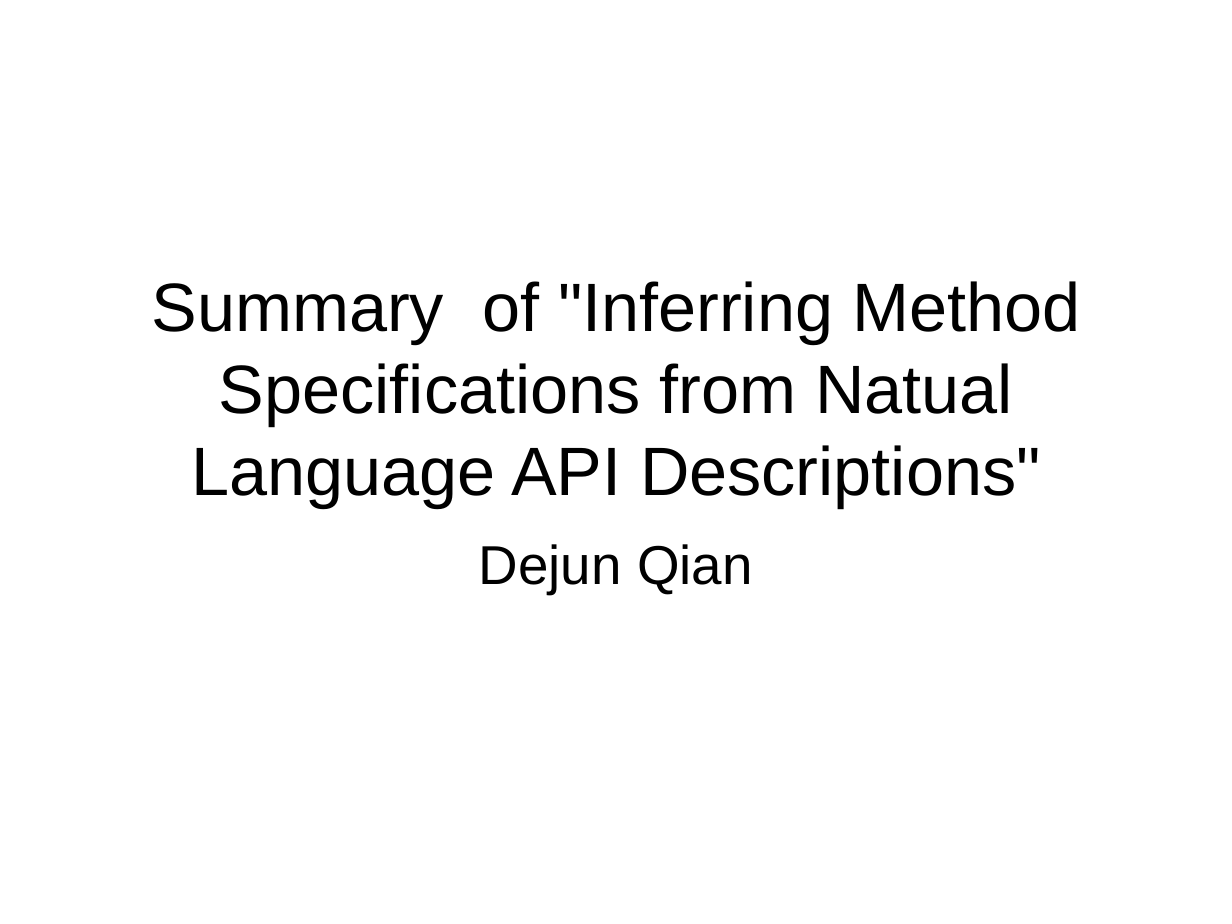
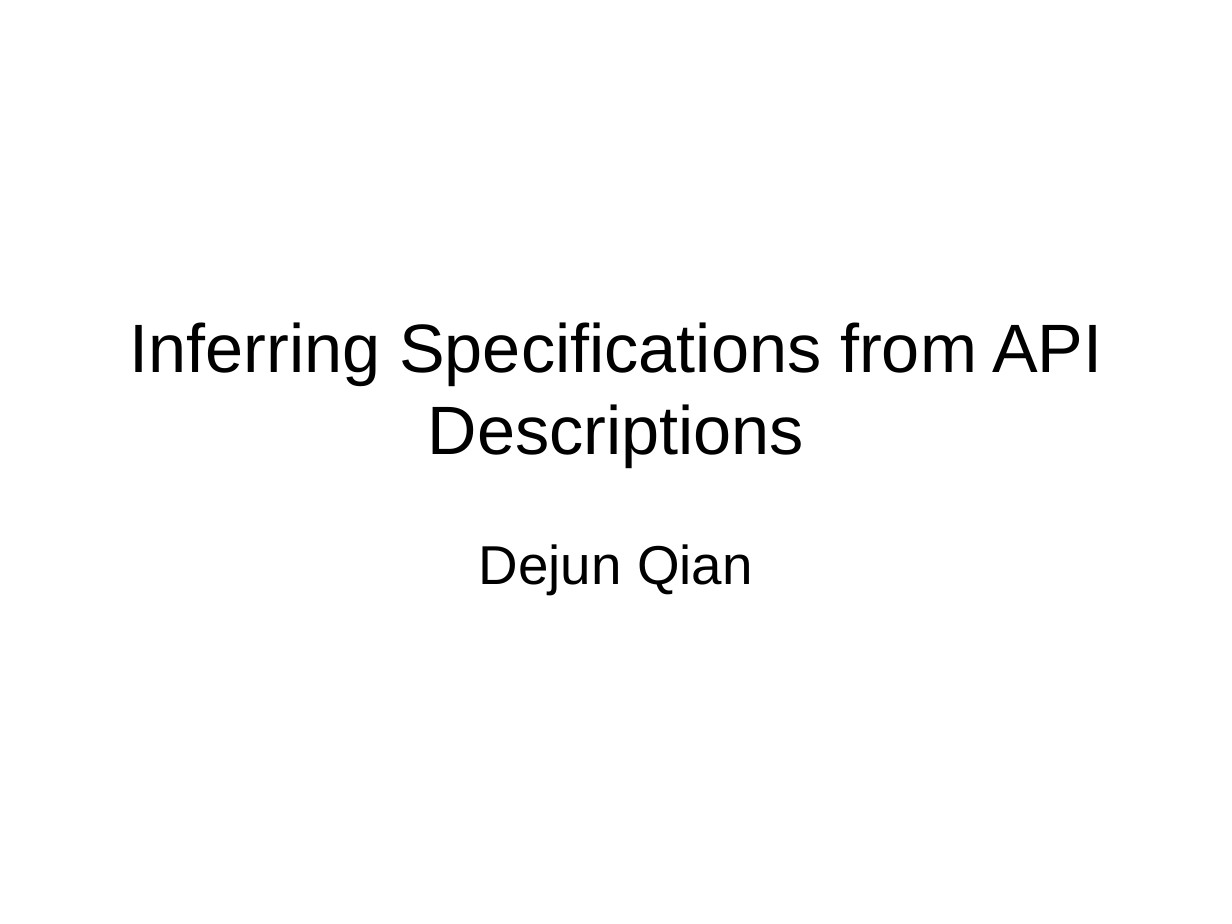
Before and after one commit to derekqian/CS669-Scholarship-Skills, a slide deck: slide 1 of P3-5-min-talk/summary.ppt. Drawn at 1232x924 pixels with LibreOffice and Linux fonts; fonts in the diff are those of the drawing. Boxes give left, top, right and bottom in pixels: in the first picture for what was removed or moved away, otherwise in the second. Text is boxed around its words. In the diff, an @@ line names an element or a change of style, - is before the commit and + after.

```diff
--- a/P3-5-min-talk/summary.ppt
+++ b/P3-5-min-talk/summary.ppt
@@ title at box(130, 322, 1102, 466): text changed @@
-Summary of "Inferring Method Specifications from Natual Language API Descriptions"
+Inferring Specifications from API Descriptions
```
Also in this commit, not shown: 3 slides added, 1 slide removed.
